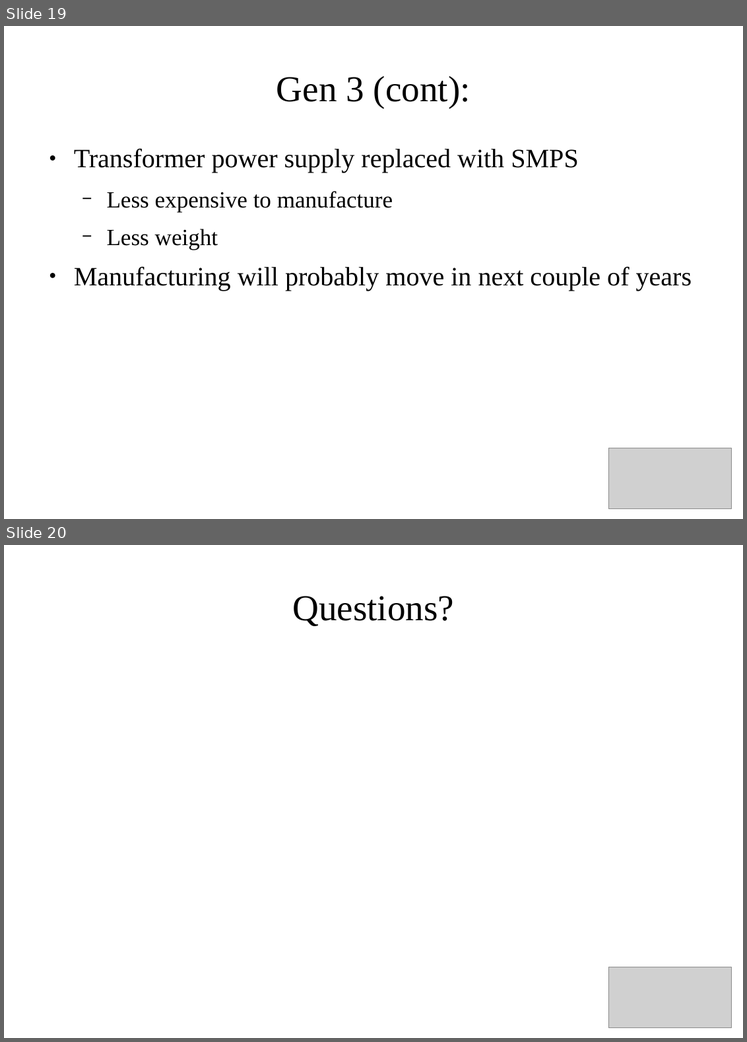
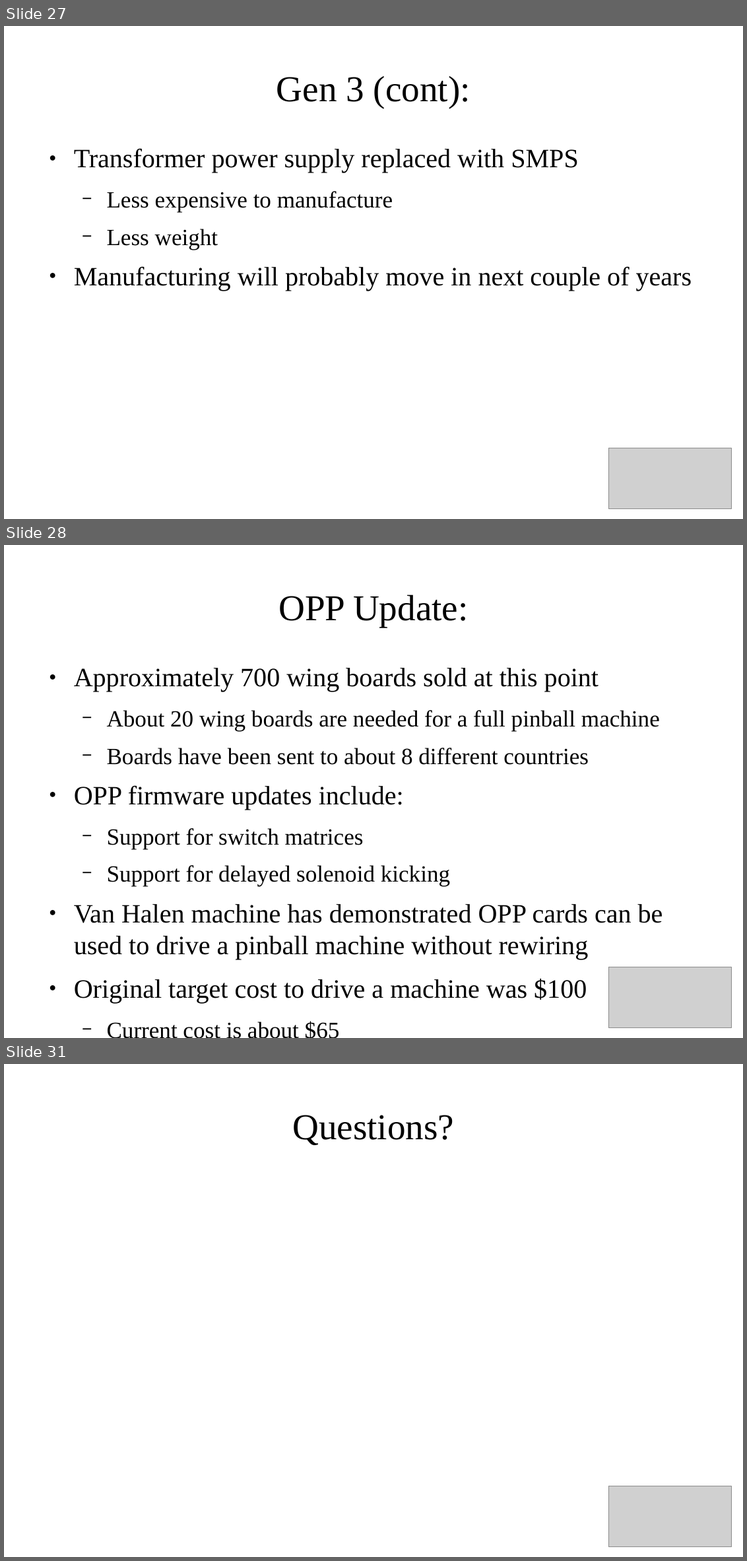
Before and after one commit to krayon/pinball-OPP, a slide deck: Docs/MusingsPresentation.odp. Shown one above the other, each under a label of ours: slides 19 and 20 before the commit, slides 27, 28 and 31 after it; the slides between them are not shown. The pictures are 747x1042 and 747x1561 pixels, drawn with LibreOffice and Linux fonts; fonts in the diff are those of the drawing; grey boxes stand for pictures. Boxes give left, top, right and bottom in pixels: in the first picture for what was removed or moved away, otherwise in the second. Text is boxed around its words. In the diff, an @@ line names an element or a change of style, - is before the commit and + after.

Commit message:
Updated slides for Pintastic 2017 talk.  Added pictures.  Grab the slides, now if interested Todd!

```diff
--- a/Docs/MusingsPresentation.odp
+++ b/Docs/MusingsPresentation.odp
@@ slide 28 added at <box>4,545,743,1038</box>, background #FFFFFF @@
@@ title added at <box>279,595,468,627</box>, 37.7 pt, text #000000 @@
+OPP Update:
@@ text added at <box>74,668,663,1002</box>, 27.4 pt, text #000000 @@
+● Approximately 700 wing boards sold at this point
+  − About 20 wing boards are needed for a full pinball machine
+  − Boards have been sent to about 8 different countries
+● OPP firmware updates include:
+  − Support for switch matrices
+  − Support for delayed solenoid kicking
+● Van Halen machine has demonstrated OPP cards can be used to drive a pinball machine without rewiring
+● Original target cost to drive a machine was $100
+  − Current cost is about $65
@@ picture added at <box>609,967,731,1028</box> @@
@@ what was slide 19 is now slide 27 @@
@@ what was slide 20 is now slide 31 @@
```
Also in this commit, not shown: 10 other slides added, 1 other file.
